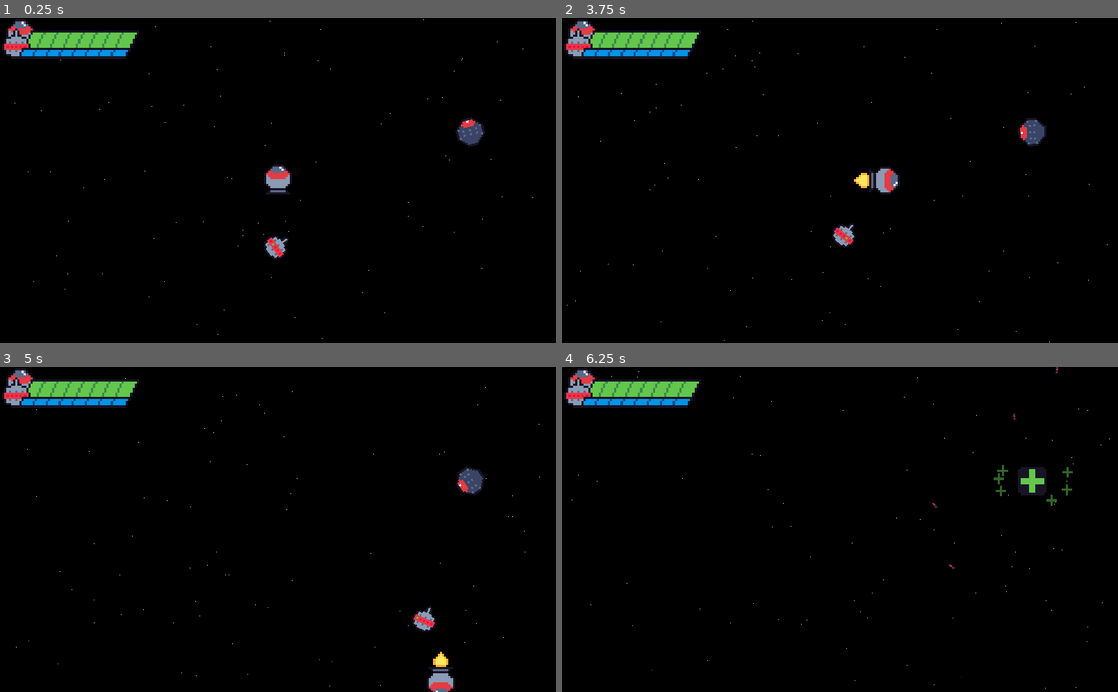
Above: before the commit, frames 1-4 (two rows, left to right).
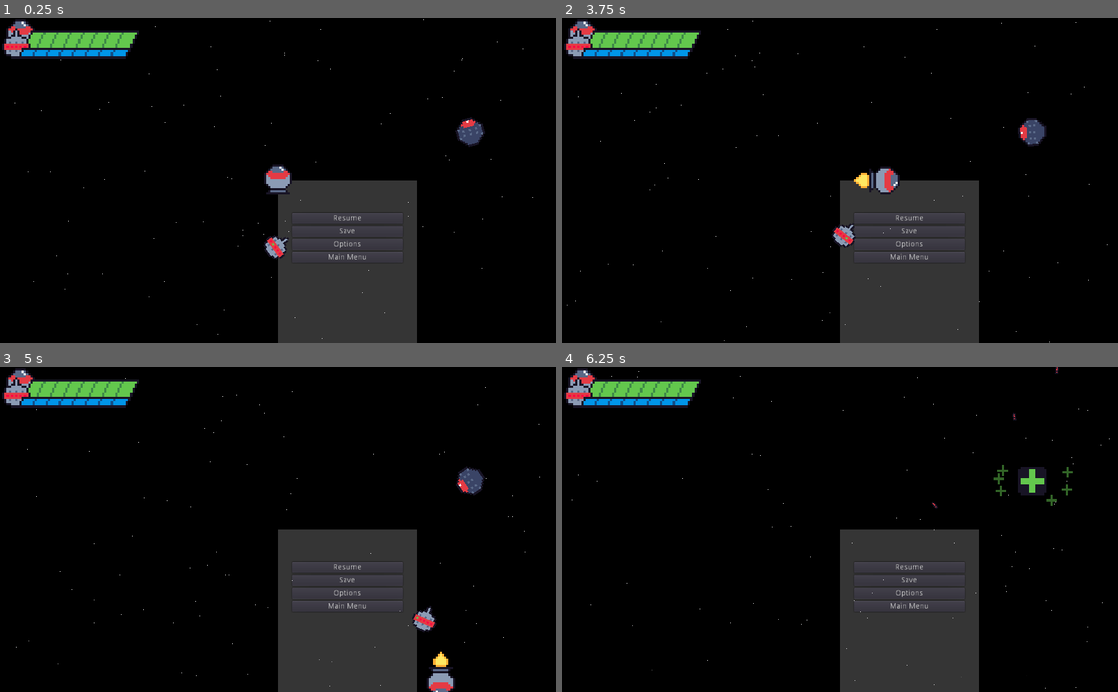
Above: after the commit, the same moments.

Repository: ColdCalzone/gmtk-gwj-34
Game: Godot game, scene res://scenes/Game.tscn
Same seed, same stepped clock (60 frames per second), same inputs: the game is played once before the commit and once after it. The engine's default icon, where the game draws it, is replaced by a stand-in: a white triangle on a blue panel in a dark square.
Inputs (mouse positions are in pixels of both pictures, inside the frame that each line leads up to):
- Up to frame 1 (0.25 s): no input
- Up to frame 2 (3.75 s): click (906, 219) at 0.5 s, where only the run after the commit has a clickable "Resume"; click (906, 258) at 1.25 s, where only the run after the commit has a clickable "Main Menu"; click (906, 232) at 2 s, where only the run after the commit has a clickable "Save"; click (906, 245) at 2.75 s, where only the run after the commit has a clickable "Options"; hold Right (move_right) from 3.53 s (still down); hold A (aim_left) from 3.53 s (still down)
- Up to frame 3 (5 s): release Right (move_right) at 4.28 s; release A (aim_left) at 4.28 s; hold Down (move_down) from 4.28 s (still down); tap D (aim_right) at 4.35 s
- Up to frame 4 (6.25 s): release Down (move_down) at 5.03 s; hold Right (move_right) 5.03-5.78 s; hold W (shooty) 5.03-5.78 s; hold Up (move_up) from 5.78 s (still down); tap A (aim_left) at 5.85 s

The runs differ from the first frame. In frame 1, 12% of the frame differs, in the area x 50-75%, y 50-100%; in frame 2, 12%; in frame 3, 12%; in frame 4, 12%.

Commit message:
Fixed singleton paths to be scenes instead of scripts

Diff:
--- a/project.godot
+++ b/project.godot
@@ -27,8 +27,8 @@
 [autoload]
 
 LevelManager="*res://singetons/LevelManager.tscn"
-SoundManager="*res://singetons/SoundManager.gd"
-PauseMenu="*res://ui/PauseMenu.gd"
+PauseMenu="*res://ui/PauseMenu.tscn"
+SoundManager="*res://singetons/SoundManager.tscn"
 
 [display]
 
